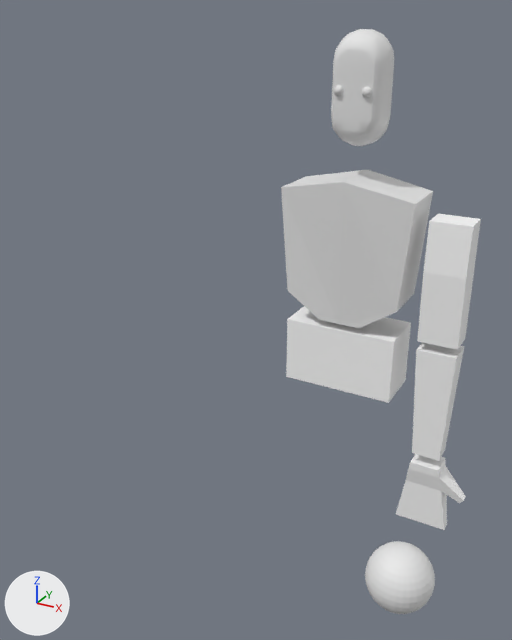
The Blender file inmoov.blend as it was, and as the next commit left it.
Both versions are drawn from a 50 mm lens placed at (0.528, -1.399, 0.804), pointed at (-0.069, -0.312, 0.261). The lights are fixed; the arrows at lower left show +X, +Y and +Z.

The scene before the commit, as lines of its bpy script (objects in view):
```python
me_cube_008 = bpy.data.meshes.new('Cube.008')
me_cube_008.from_pydata(...)  # 8 vertices, 6 faces; spans x -0.043..0.043, y -0.033..0.033, z -0.132..0.132
me_cube_008.materials.append(mat_base)  # white #ffffff
me_cube_009 = bpy.data.meshes.new('Cube.009')
me_cube_009.from_pydata(...)  # 20 vertices, 18 faces; spans x -0.077..0.076, y -0.03..0.028, z -0.104..0.066
me_cube_009.materials.append(mat_base)  # white #ffffff
me_mesh = bpy.data.meshes.new('Mesh')
me_mesh.from_pydata(...)  # 272 vertices, 298 faces; spans x -0.11..0.11, y -0.051..0.059, z -0.059..0.059
me_mesh.polygons.foreach_set('use_smooth', [True] * 298)
me_sphere = bpy.data.meshes.new('Sphere')
me_sphere.from_pydata(...)  # a UV sphere (32 segments, 16 rings, poles along z) spanning x -0.0497..0.0497, y -0.0497..0.0497, z -0.0497..0.0497
ob_forearm_l = bpy.data.objects.new('forearm_l', me_cube_008)
ob_forearm_l.location = (0.212, 0.0, 0.002)
ob_hand_l = bpy.data.objects.new('hand_l', me_cube_009)
ob_hand_l.location = (0.231, 0.001, -0.22)
ob_head = bpy.data.objects.new('head', me_mesh)
ob_head.location = (0.0, 0.0, 0.657)
ob_head.rotation_euler = (0.0, 1.571, 0.0)  # degrees (0, 90, 0)
ob_target_l = bpy.data.objects.new('target_l', me_sphere)
ob_target_l.location = (0.328, -0.601, 0.048)
ob_target_l.rotation_euler = (3.142, 0.0, 1.571)  # degrees (180, 0, 90)
# also in view: 'shoulder_l' at (0.212, -0.003, 0.286); 'topstom' at (0.0, -0.008, 0.327); 'midstom' at (0.0, 0.0, 0.079)
```
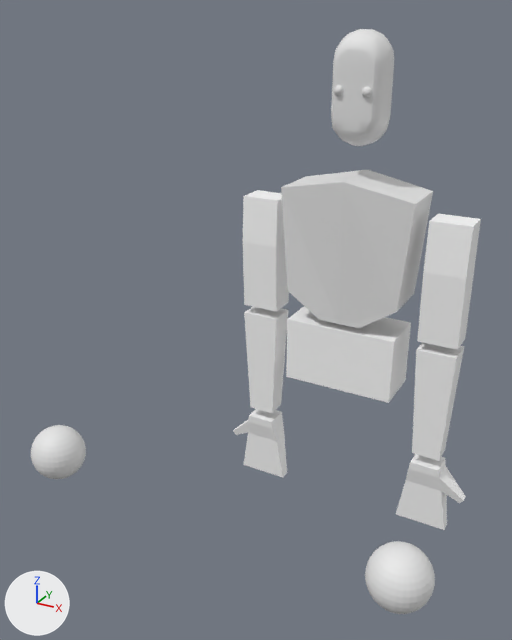
Commit message: add: right hand

Changed parts and their boxes (x1, y1, x2, y2) in the pictures (512 x 640 px):
'shoulder_r', added
    after: (243, 190, 289, 311)
'forearm_r', added
    after: (244, 307, 288, 413)
'hand_r', added
    after: (233, 409, 287, 477)
'target_r', added
    after: (31, 425, 86, 479)

Patch to the scene script:
```diff
--- a/inmoov.blend.py
+++ b/inmoov.blend.py
@@ ob_target_r @@
+ob_target_r = bpy.data.objects.new('target_r', me_sphere.copy())  # the mesh of ob_target_l
+ob_target_r.location = (-0.33, -0.6, 0.048)
+ob_target_r.rotation_euler = (0.0, 3.142, 0.0)  # degrees (0, 180, 0)
+ob_target_r.scale = (-1.0, -1.0, -1.0)
@@ ob_hand_r @@
+ob_hand_r = bpy.data.objects.new('hand_r', me_cube_009.copy())  # the mesh of ob_hand_l
+ob_hand_r.location = (-0.231, 0.001, -0.22)
+ob_hand_r.rotation_euler = (3.142, 0.0, 0.0)  # degrees (180, 0, 0)
+ob_hand_r.scale = (-1.0, -1.0, -1.0)
@@ ob_forearm_r @@
+ob_forearm_r = bpy.data.objects.new('forearm_r', me_cube_008.copy())  # the mesh of ob_forearm_l
+ob_forearm_r.location = (-0.212, 0.0, 0.002)
+ob_forearm_r.rotation_euler = (3.142, 0.0, 0.0)  # degrees (180, 0, 0)
+ob_forearm_r.scale = (-1.0, -1.0, -1.0)
@@ ob_shoulder_r @@
+ob_shoulder_r = bpy.data.objects.new('shoulder_r', me_cube_007.copy())  # the mesh of ob_shoulder_l
+ob_shoulder_r.location = (-0.212, 0.0, 0.286)
+ob_shoulder_r.rotation_euler = (3.142, 0.0, 0.0)  # degrees (180, 0, 0)
+ob_shoulder_r.scale = (-1.0, -1.0, -1.0)
```
